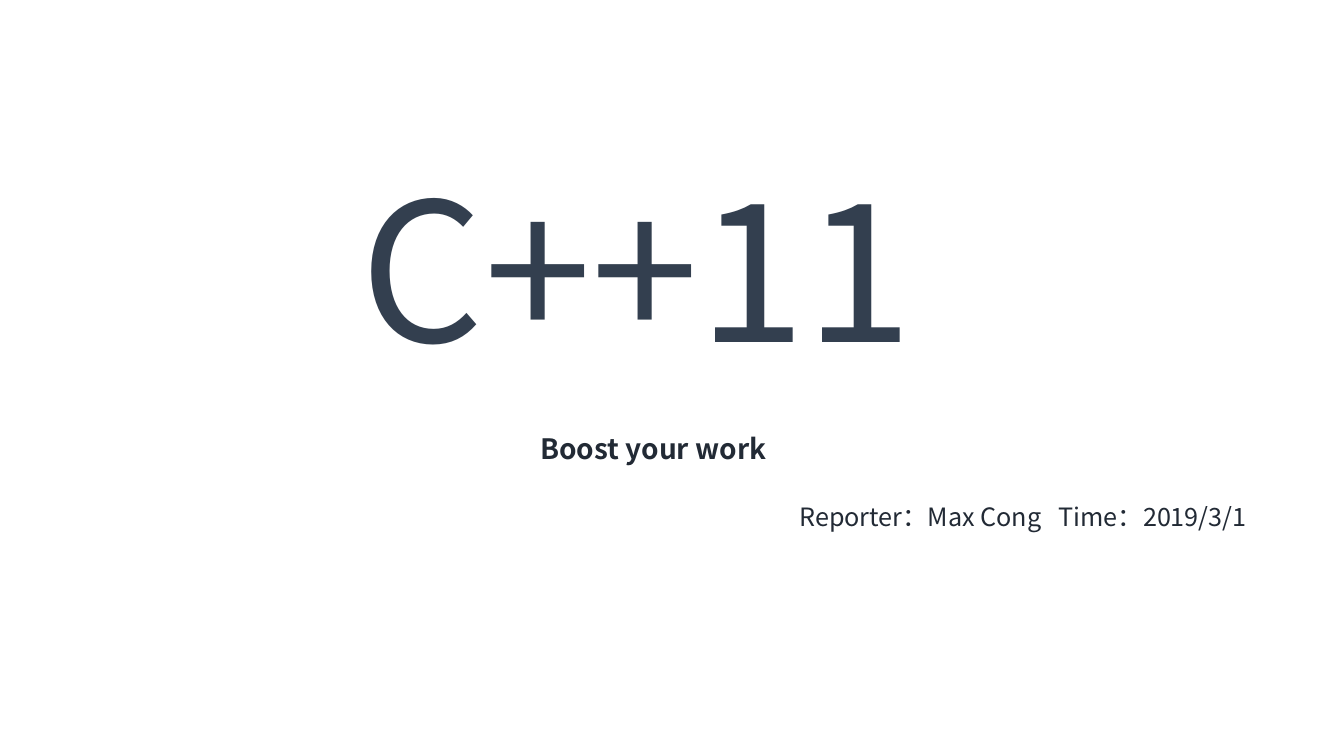
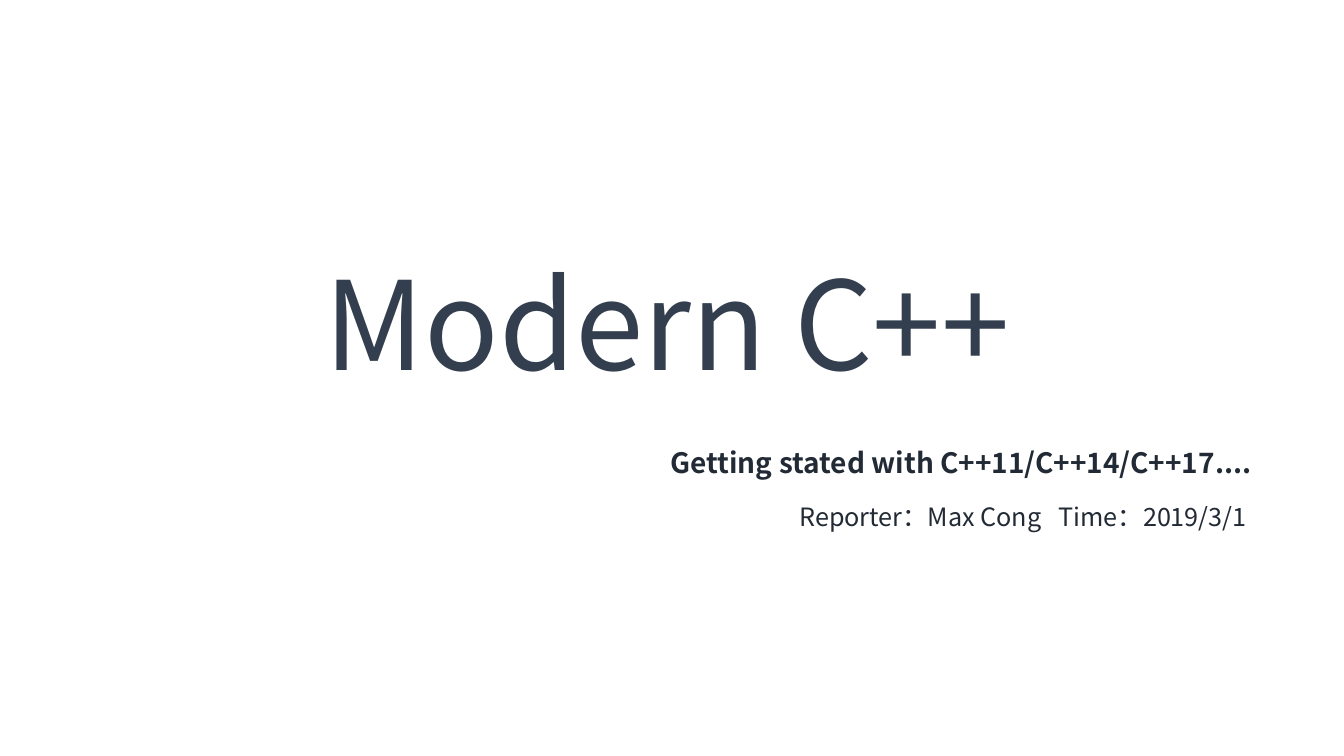
Before and after one commit to max4sharing/modern_cpp, a slide deck: slide 1 of C++11.pptx. Drawn at 1344x756 pixels with LibreOffice and Linux fonts; fonts in the diff are those of the drawing; background and template pictures are left out. Boxes give left, top, right and bottom in pixels: in the first picture for what was removed or moved away, otherwise in the second. Text is boxed around its words. In the diff, an @@ line names an element or a change of style, - is before the commit and + after.

Commit message:
update PPT

```diff
--- a/C++11.pptx
+++ b/C++11.pptx
@@ text at <box>325,272,1009,372</box>: text changed; size 138 to 88 pt @@
-C++11
+Modern C++
@@ text at <box>670,450,1251,480</box>: text changed @@
-Boost your work
+Getting stated with C++11/C++14/C++17....
```
Also in this commit, not shown: 2 other slides changed, 1 other file.
